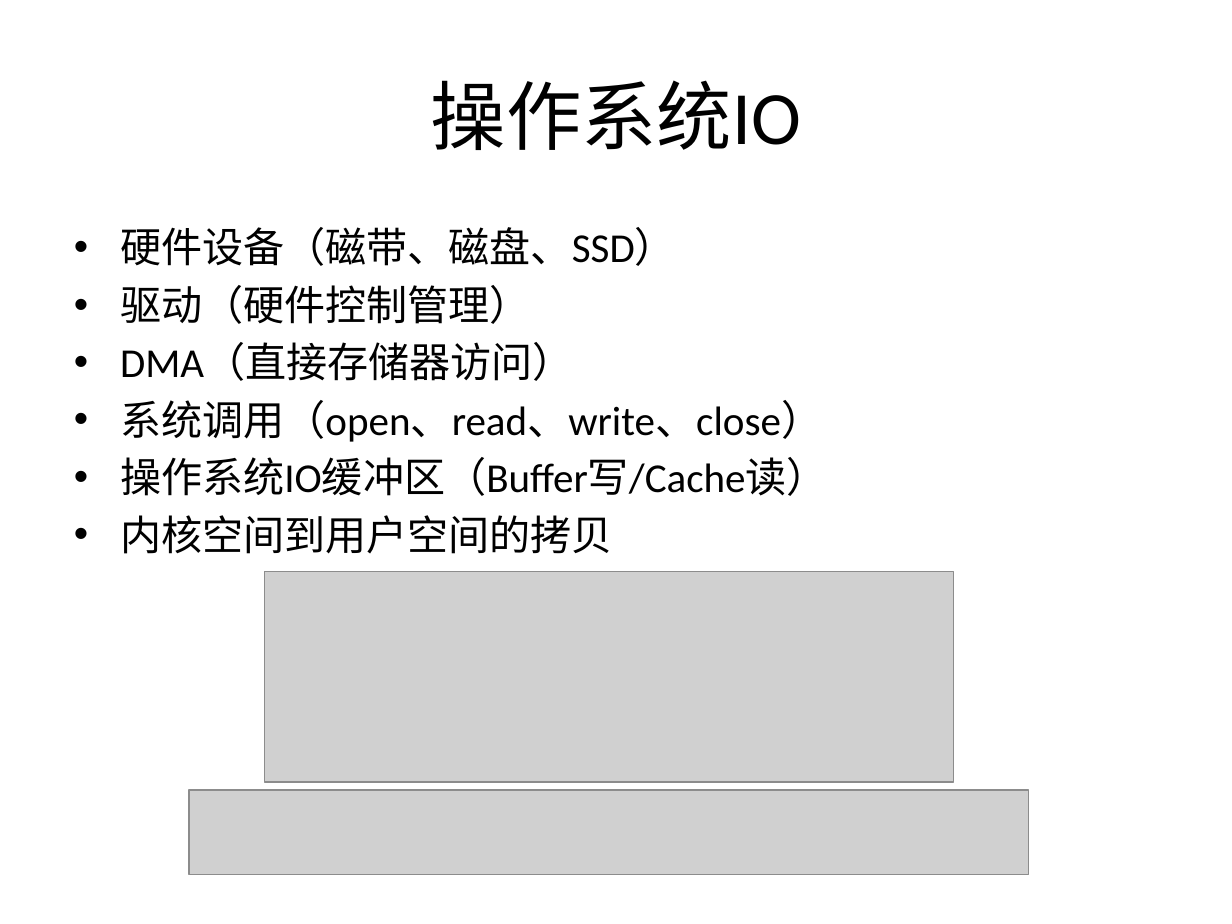
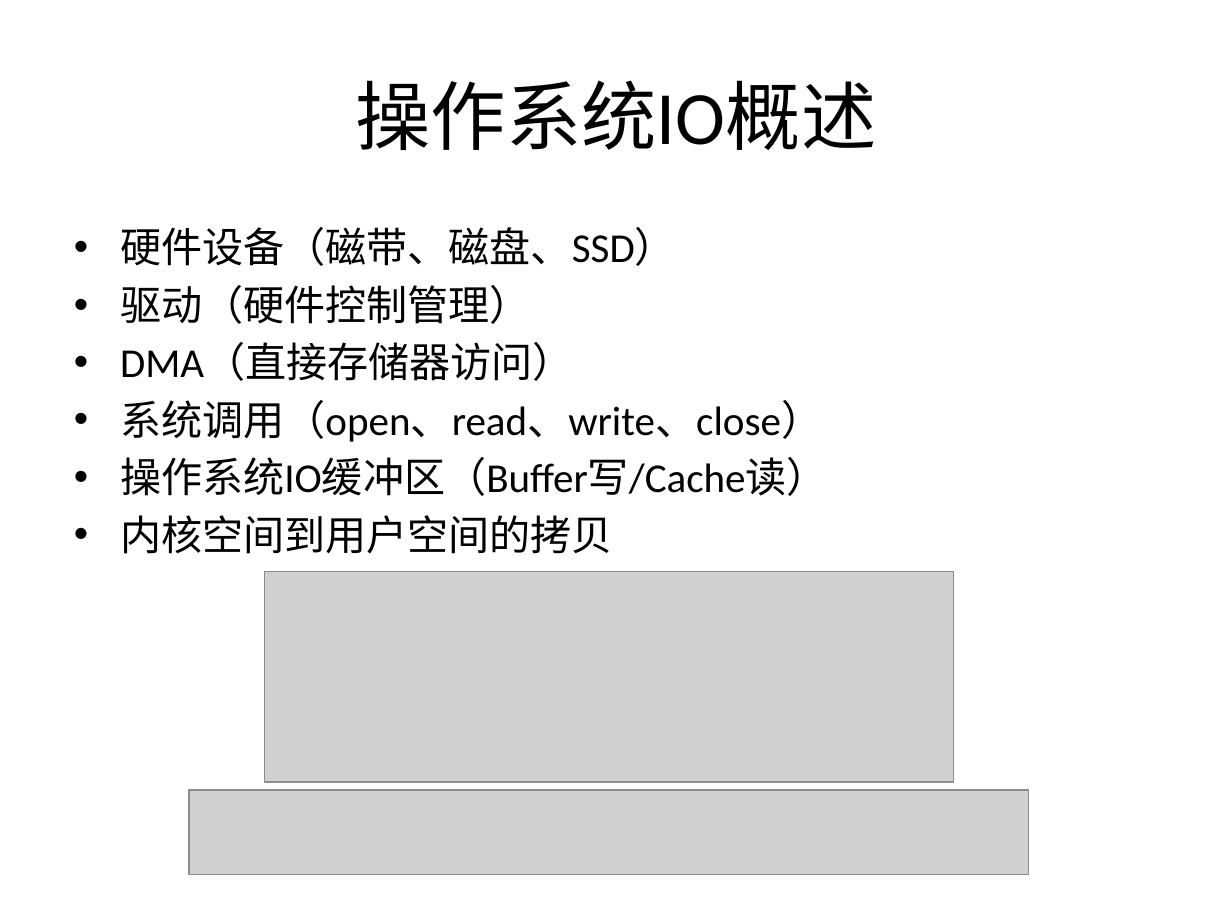
Before and after one commit to guhanjie/Knowledge-sharing, a slide deck: slide 4 of 扒一扒Java IO那些事儿.pptx. Drawn at 1232x924 pixels with LibreOffice and Linux fonts; fonts in the diff are those of the drawing; grey boxes stand for pictures. Boxes give left, top, right and bottom in pixels: in the first picture for what was removed or moved away, otherwise in the second. Text is boxed around its words. In the diff, an @@ line names an element or a change of style, - is before the commit and + after.

```diff
--- a/扒一扒Java IO那些事儿.pptx
+++ b/扒一扒Java IO那些事儿.pptx
@@ title at box(355, 80, 876, 150): text changed @@
-操作系统IO
+操作系统IO概述
```
Also in this commit, not shown: 7 other slides changed, 3 slides removed.
